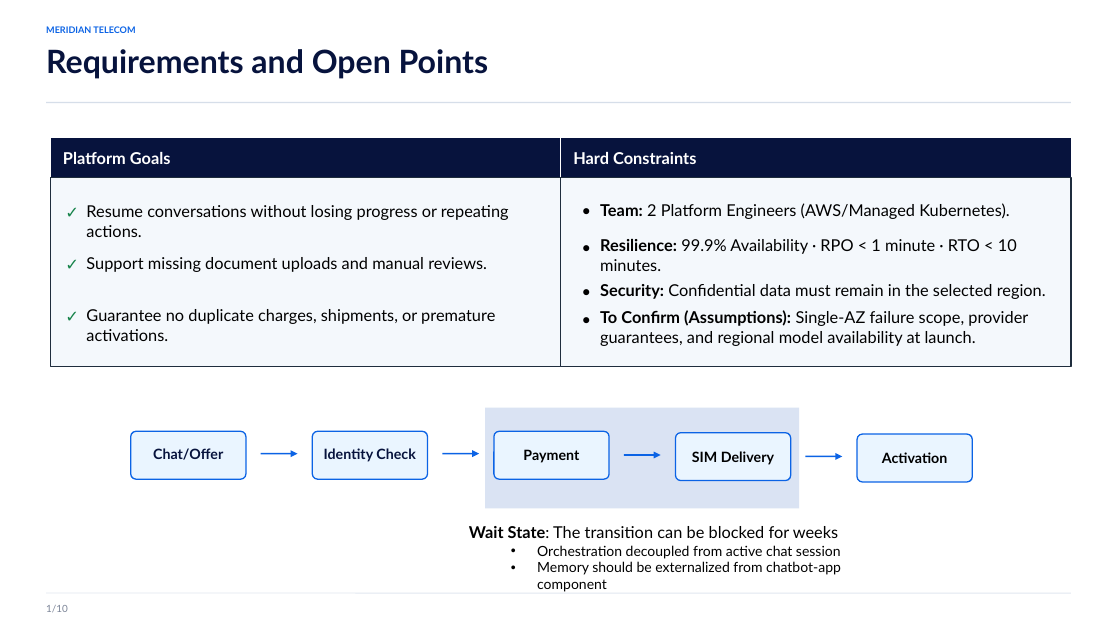
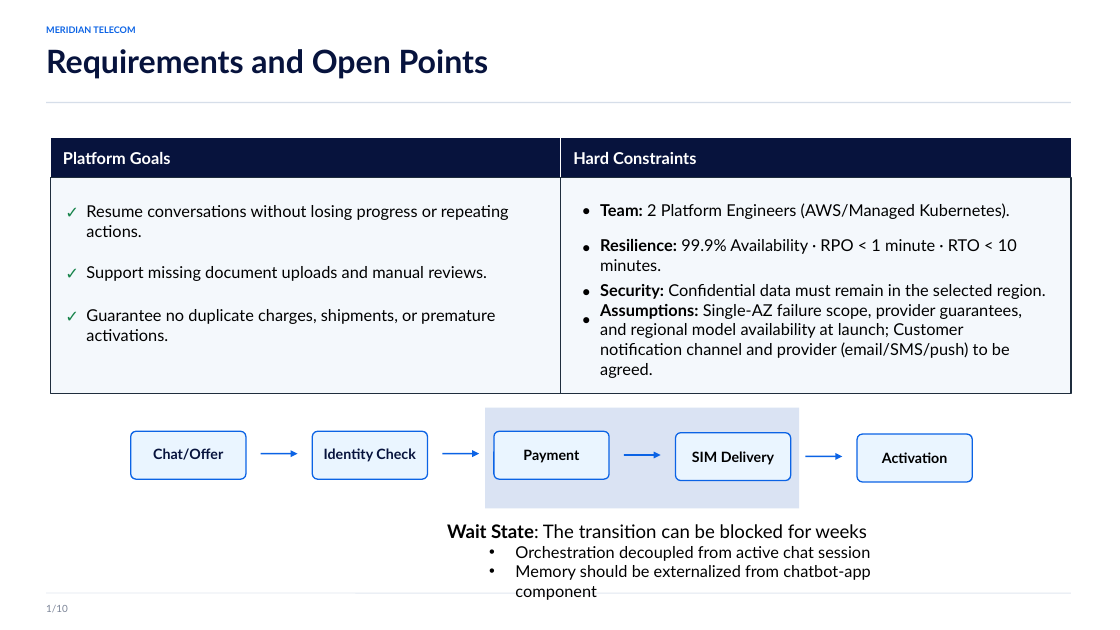
Before and after one commit to mattia-vincenzi/Meridian-Telecom, a slide deck: slide 3 of presentation/meridian_mattia_vincenzi.pptx. Drawn at 1120x630 pixels with LibreOffice and Linux fonts; fonts in the diff are those of the drawing. Boxes give left, top, right and bottom in pixels: in the first picture for what was removed or moved away, otherwise in the second. Text is boxed around its words. In the diff, an @@ line names an element or a change of style, - is before the commit and + after.

```diff
--- a/presentation/meridian_mattia_vincenzi.pptx
+++ b/presentation/meridian_mattia_vincenzi.pptx
@@ rectangle: place and size @@
-rectangle at box(50, 178, 561, 367)
+rectangle at box(50, 178, 561, 394)
@@ rectangle: place and size @@
-rectangle at box(560, 178, 1071, 367)
+rectangle at box(560, 178, 1071, 394)
@@ text "✓": place and size @@
-text "✓" at box(66, 255, 79, 270)
+text "✓" at box(66, 263, 79, 278)
@@ text "Support missing document uploads and ...": place and size @@
-text "Support missing document uploads and ..." at box(86, 257, 487, 272)
+text "Support missing document uploads and ..." at box(86, 266, 487, 281)
@@ text at box(600, 304, 1023, 378): text changed @@
-To Confirm (Assumptions): Single-AZ failure scope, provider guarantees, and regional model availability at launch.
+Assumptions: Single-AZ failure scope, provider guarantees, and regional model availability at launch; Customer notification channel and provider (email/SMS/push) to be agreed.
@@ text "Wait State: The transition can ...": place and size @@
-text "Wait State: The transition can ..." at box(469, 526, 841, 592)
+text "Wait State: The transition can ..." at box(447, 524, 871, 580)
@@ text "Wait State: The transition can ..." at box(447, 524, 871, 580): size 14 to 16 pt in "Wait State: The transition can be blocked ..."; size 12 to 14 pt in "Orchestration decoupled from active chat session", "Memory should be externalized from chatbot-app component" @@
```
Also in this commit, not shown: 14 other slides changed, 2 slides removed, 2 other files.
